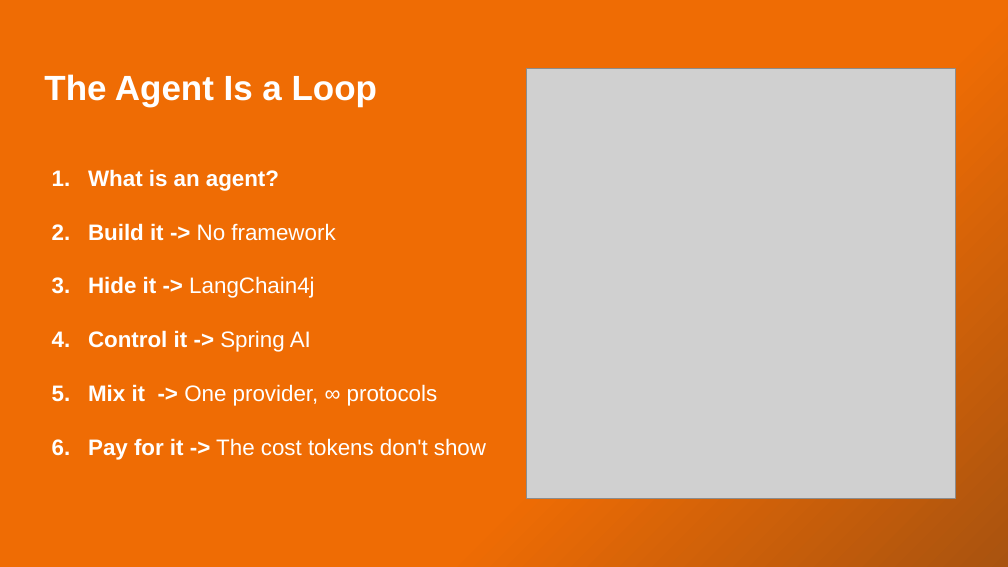
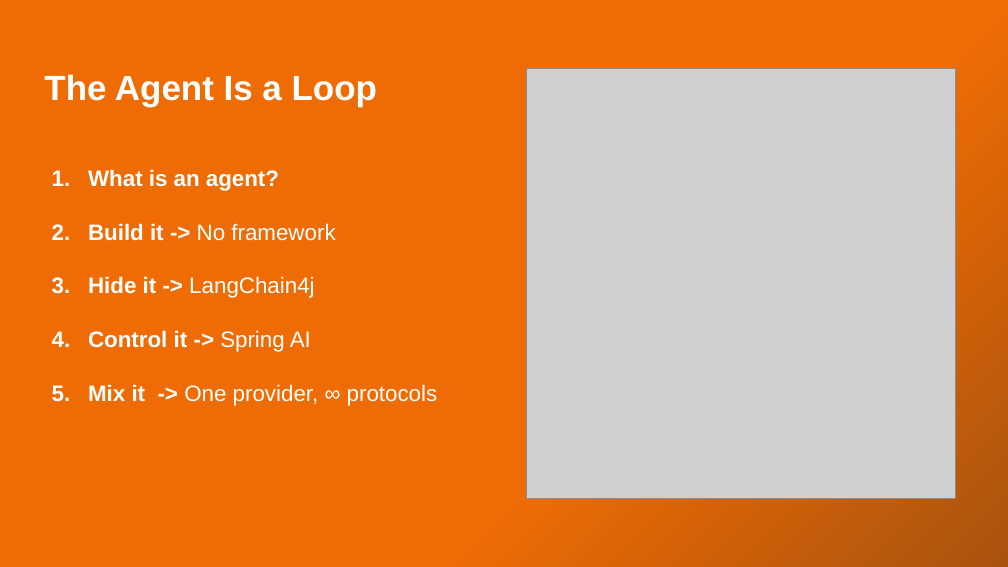
Before and after one commit to xkondix/ai-agents-JAVA-SPRING, a slide deck: slide 4 of presentations/The Agent Is a Loop .pptx. Drawn at 1008x567 pixels with LibreOffice and Linux fonts; fonts in the diff are those of the drawing; grey boxes stand for pictures. Boxes give left, top, right and bottom in pixels: in the first picture for what was removed or moved away, otherwise in the second. Text is boxed around its words. In the diff, an @@ line names an element or a change of style, - is before the commit and + after.

```diff
--- a/presentations/The Agent Is a Loop .pptx
+++ b/presentations/The Agent Is a Loop .pptx
@@ text at <box>88,438,486,460</box>: paragraph removed @@
-6. Pay for it -> The cost tokens don't show
```
Also in this commit, not shown: 16 other slides changed, 2 slides added, 1 slide removed, 26 other files.
